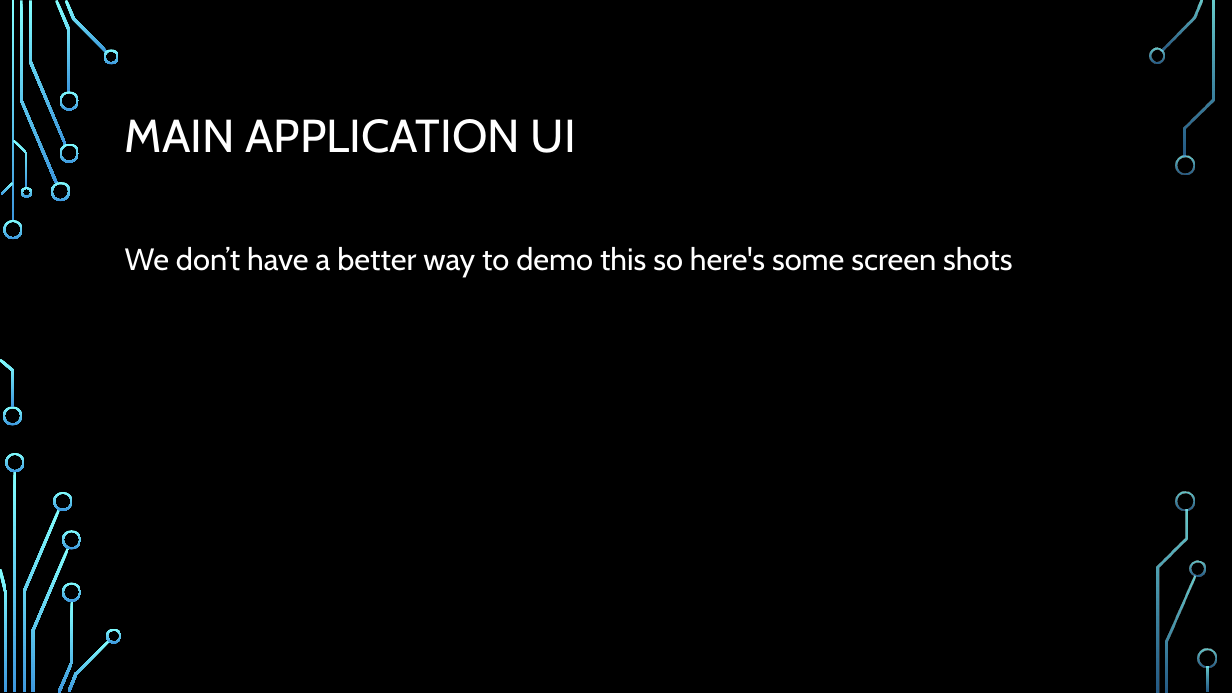
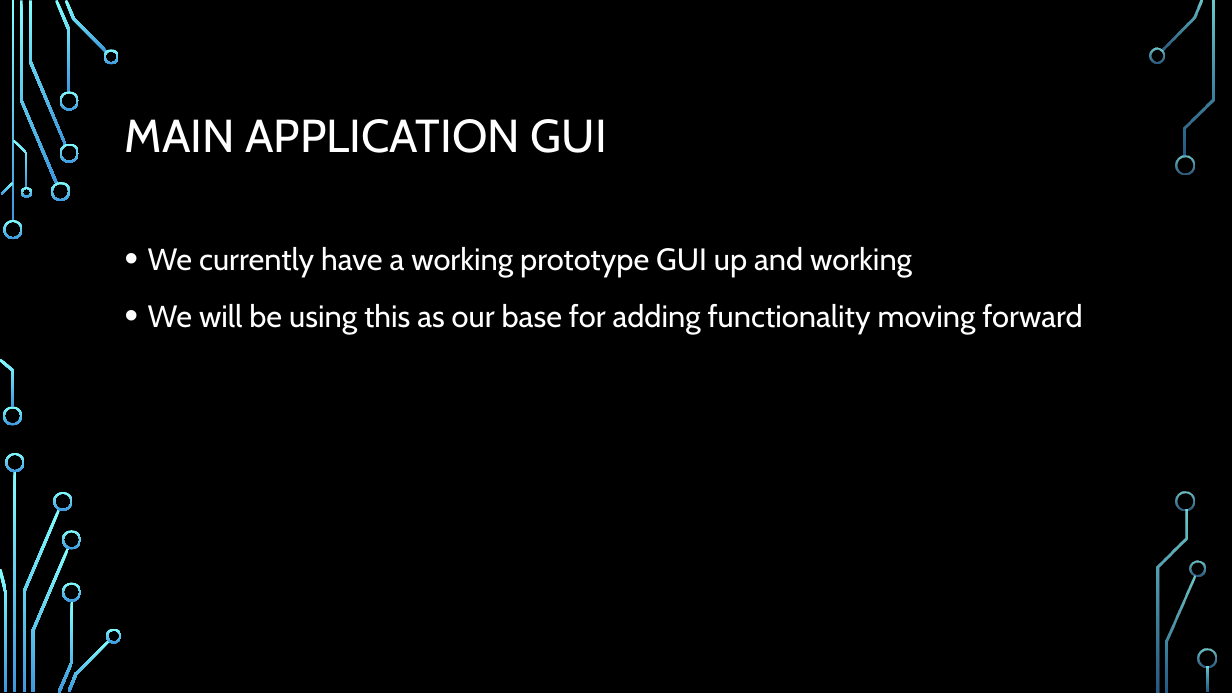
Before and after one commit to frozenNodak/InventoryManagement491, a slide deck: slide 7 of Inventory Management System demo draft.pptx (slide 6 before the commit). Drawn at 1232x693 pixels with LibreOffice and Linux fonts; fonts in the diff are those of the drawing; background and template pictures are left out. Boxes give left, top, right and bottom in pixels: in the first picture for what was removed or moved away, otherwise in the second. Text is boxed around its words. In the diff, an @@ line names an element or a change of style, - is before the commit and + after.

```diff
--- a/Inventory Management System demo draft.pptx
+++ b/Inventory Management System demo draft.pptx
@@ title at <box>125,119,607,153</box>: text changed @@
-MAIN APPLICATION UI
+MAIN APPLICATION GUI
@@ text at <box>148,247,1082,334</box>: text changed @@
-We don’t have a better way to demo this so here's some screen shots
+• We currently have a working prototype GUI up and working
+• We will be using this as our base for adding functionality moving forward
```
Also in this commit, not shown: 6 other slides changed, 1 slide added.
